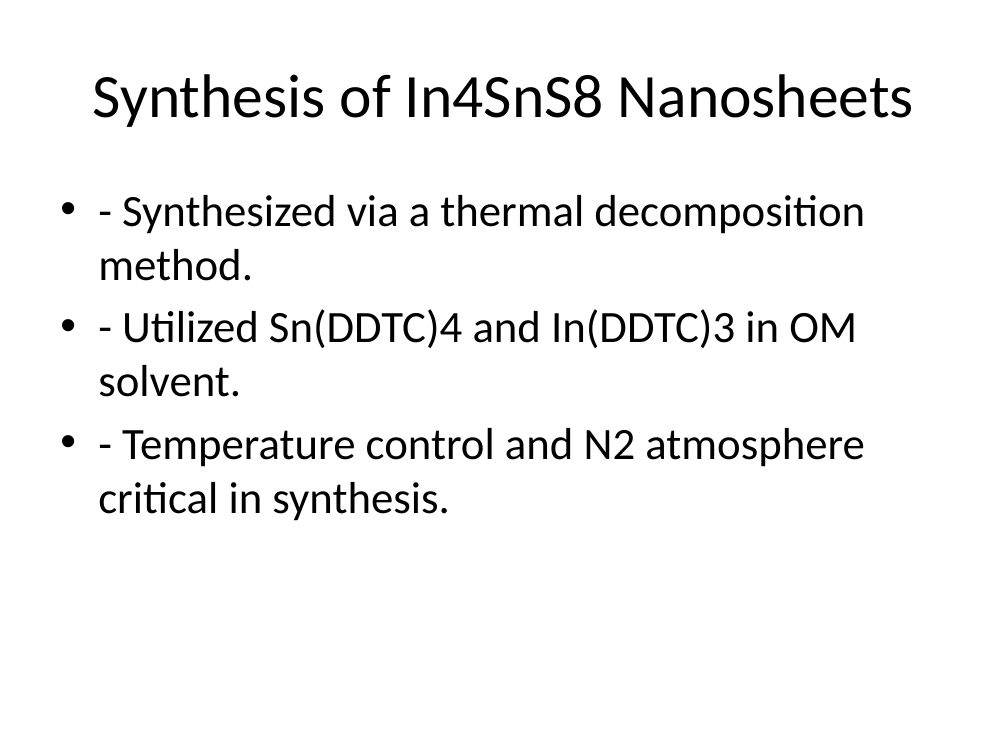
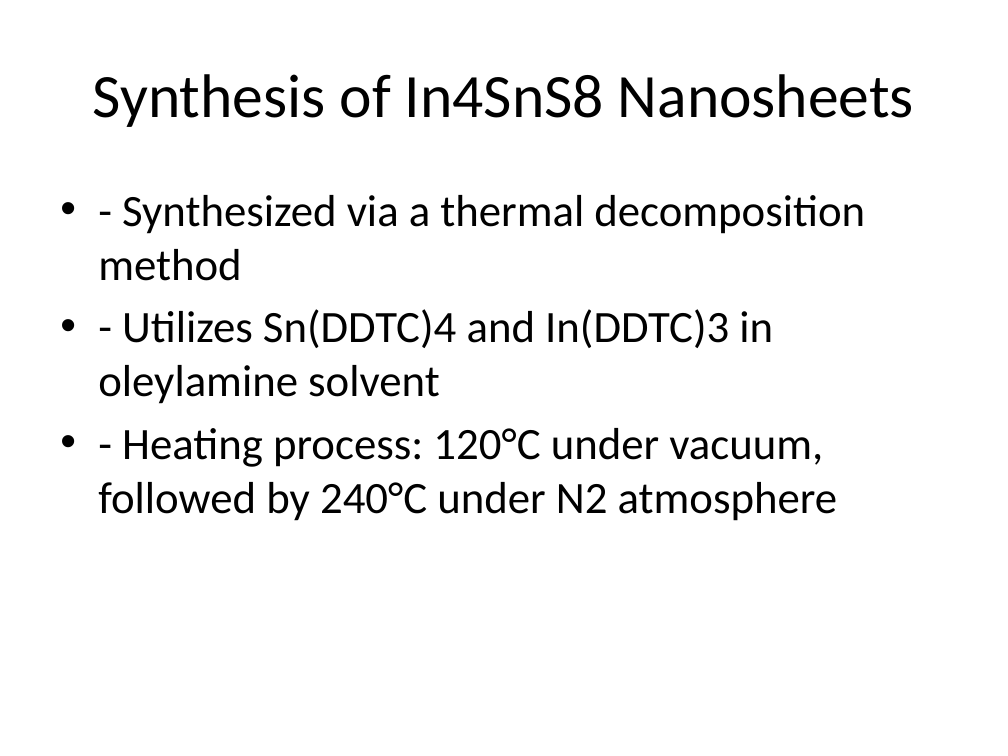
Before and after one commit to knowhrishi/AutoDeckAI-EchoHack, a slide deck: slide 2 of generated_presentation.pptx (slide 4 before the commit). Drawn at 1008x756 pixels with LibreOffice and Linux fonts; fonts in the diff are those of the drawing. Boxes give left, top, right and bottom in pixels: in the first picture for what was removed or moved away, otherwise in the second. Text is boxed around its words. In the diff, an @@ line names an element or a change of style, - is before the commit and + after.

```diff
--- a/generated_presentation.pptx
+++ b/generated_presentation.pptx
@@ text at <box>98,195,865,521</box>: text changed @@
-• - Synthesized via a thermal decomposition method.
-• - Utilized Sn(DDTC)4 and In(DDTC)3 in OM solvent.
-• - Temperature control and N2 atmosphere critical in synthesis.
+• - Synthesized via a thermal decomposition method
+• - Utilizes Sn(DDTC)4 and In(DDTC)3 in oleylamine solvent
+• - Heating process: 120°C under vacuum, followed by 240°C under N2 atmosphere
```
Also in this commit, not shown: 5 other slides changed, 1 slide added, 1 slide removed, 2 other files.
